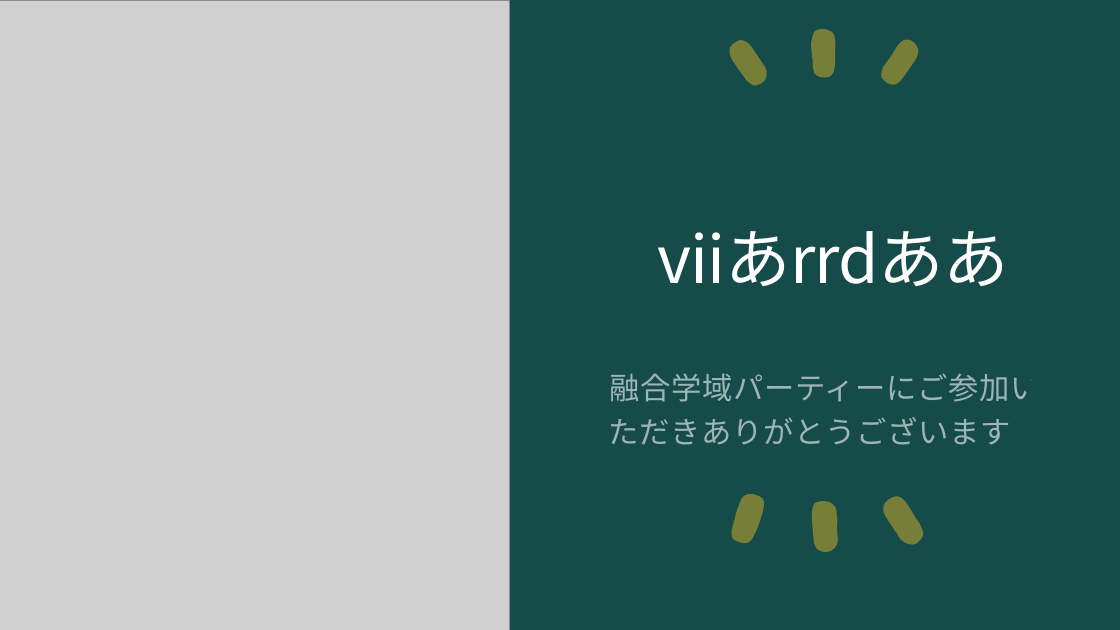
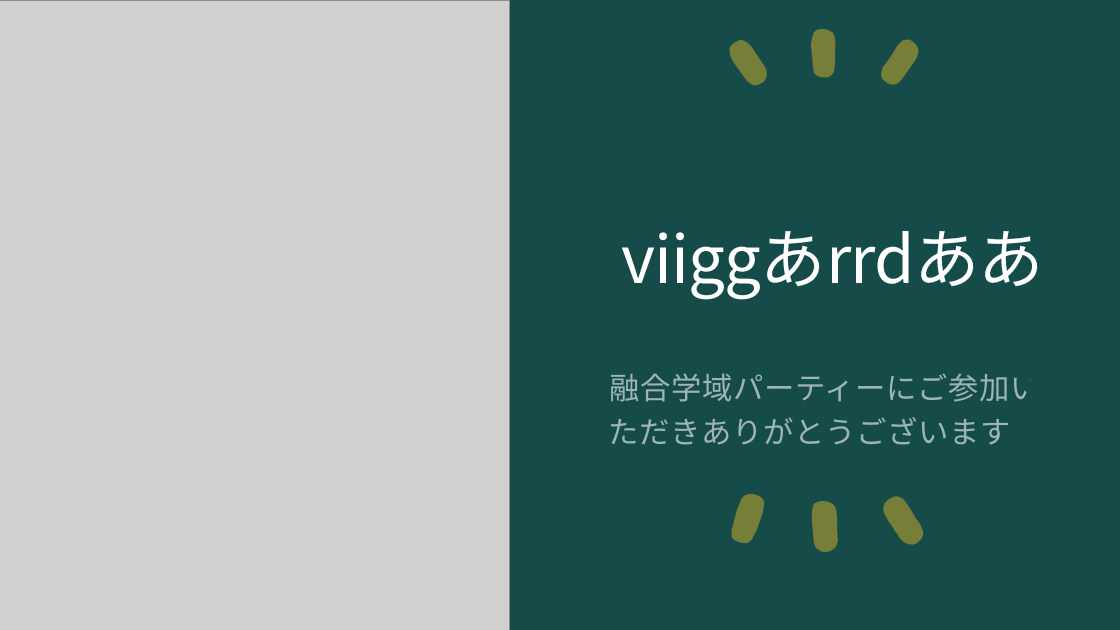
Before and after one commit to ogawa3427/utils, a slide deck: slide 1 of 2024quiz/quiz.pptx. Drawn at 1120x630 pixels with LibreOffice and Linux fonts; fonts in the diff are those of the drawing; grey boxes stand for pictures. Boxes give left, top, right and bottom in pixels: in the first picture for what was removed or moved away, otherwise in the second. Text is boxed around its words. In the diff, an @@ line names an element or a change of style, - is before the commit and + after.

Commit message:
gg

```diff
--- a/2024quiz/quiz.pptx
+++ b/2024quiz/quiz.pptx
@@ title at [622, 231, 1044, 300]: text changed @@
-viiあrrdああ
+viiggあrrdああ
```
